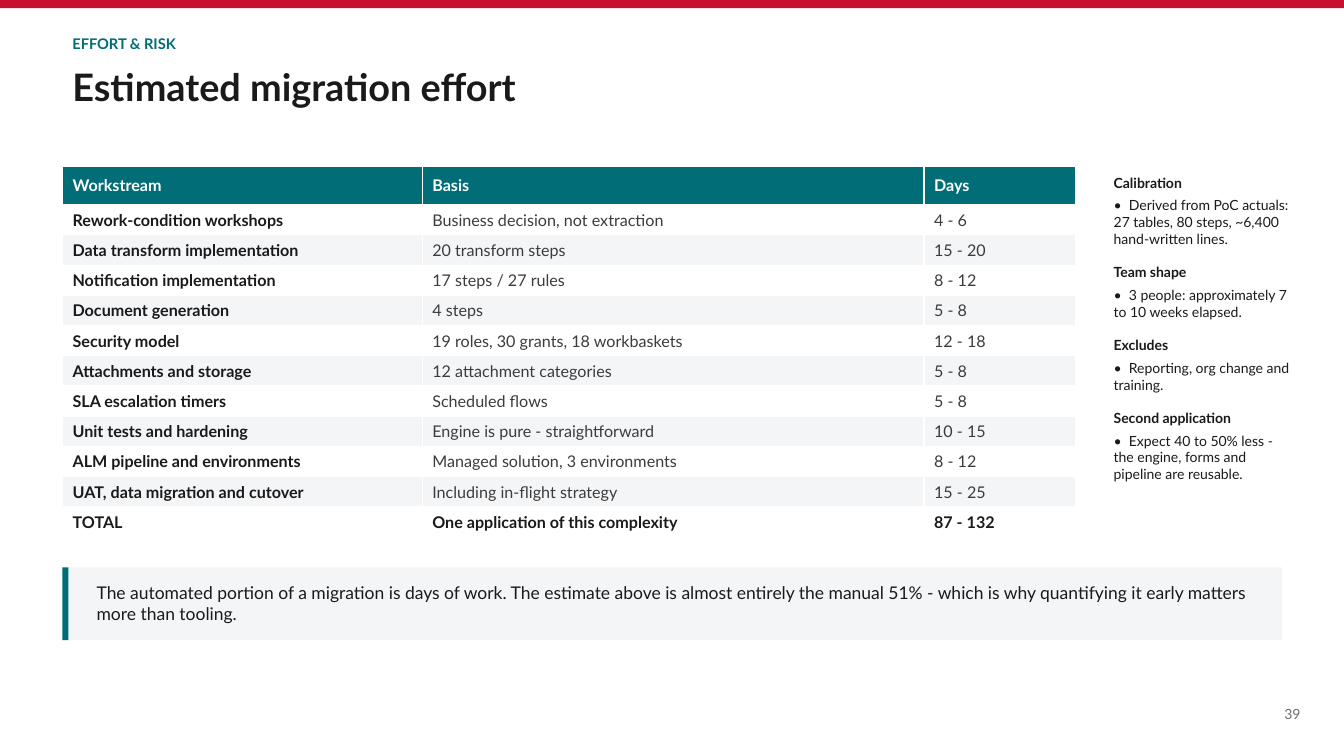
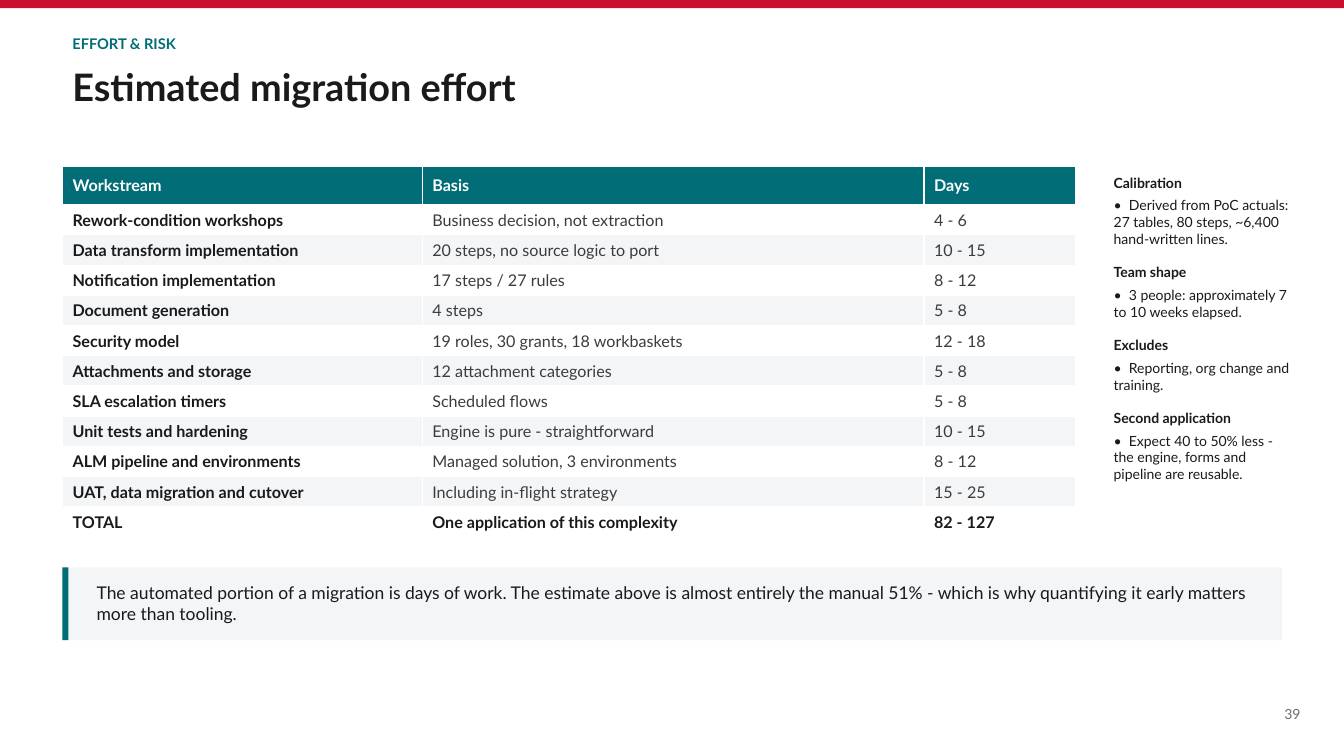
Before and after one commit to parclarke/LDD, a slide deck: slide 39 of lending-due-diligence-app/docs/Pega-to-PowerPlatform-Migration-PoC.pptx. Drawn at 1344x756 pixels with LibreOffice and Linux fonts; fonts in the diff are those of the drawing. Boxes give left, top, right and bottom in pixels: in the first picture for what was removed or moved away, otherwise in the second. Text is boxed around its words. In the diff, an @@ line names an element or a change of style, - is before the commit and + after.

```diff
--- a/lending-due-diligence-app/docs/Pega-to-PowerPlatform-Migration-PoC.pptx
+++ b/lending-due-diligence-app/docs/Pega-to-PowerPlatform-Migration-PoC.pptx
@@ table at bbox=[63, 166, 1076, 537] @@
-row 3, column 2: 20 transform steps
+row 3, column 2: 20 steps, no source logic to port
-row 3, column 3: 15 - 20
+row 3, column 3: 10 - 15
-row 12, column 3: 87 - 132
+row 12, column 3: 82 - 127
```
Also in this commit, not shown: 2 other slides changed, 3 other files.
